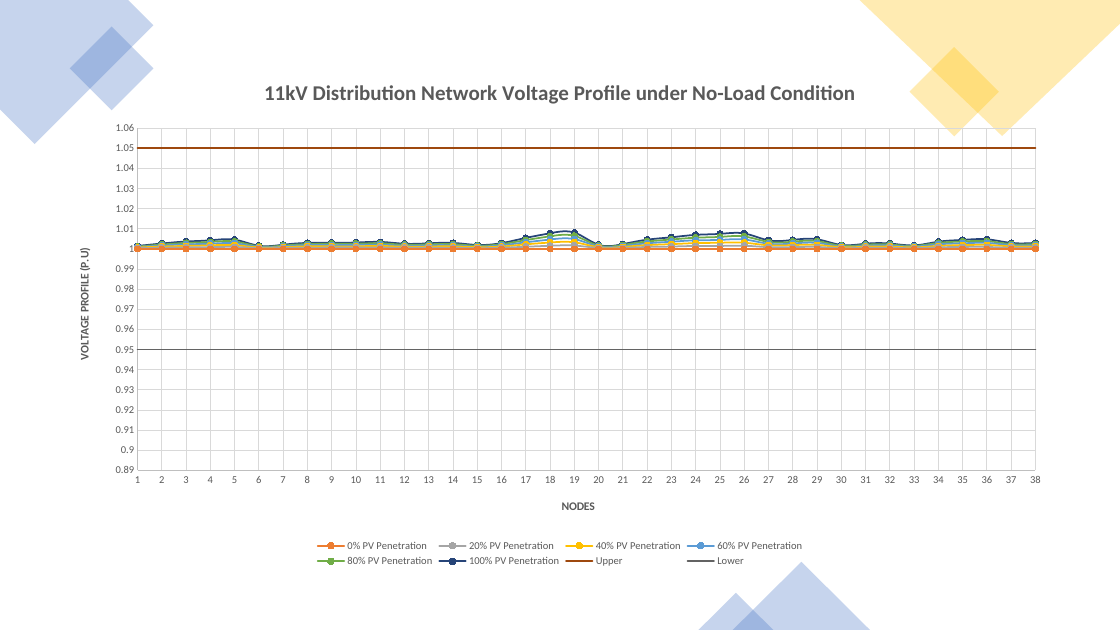
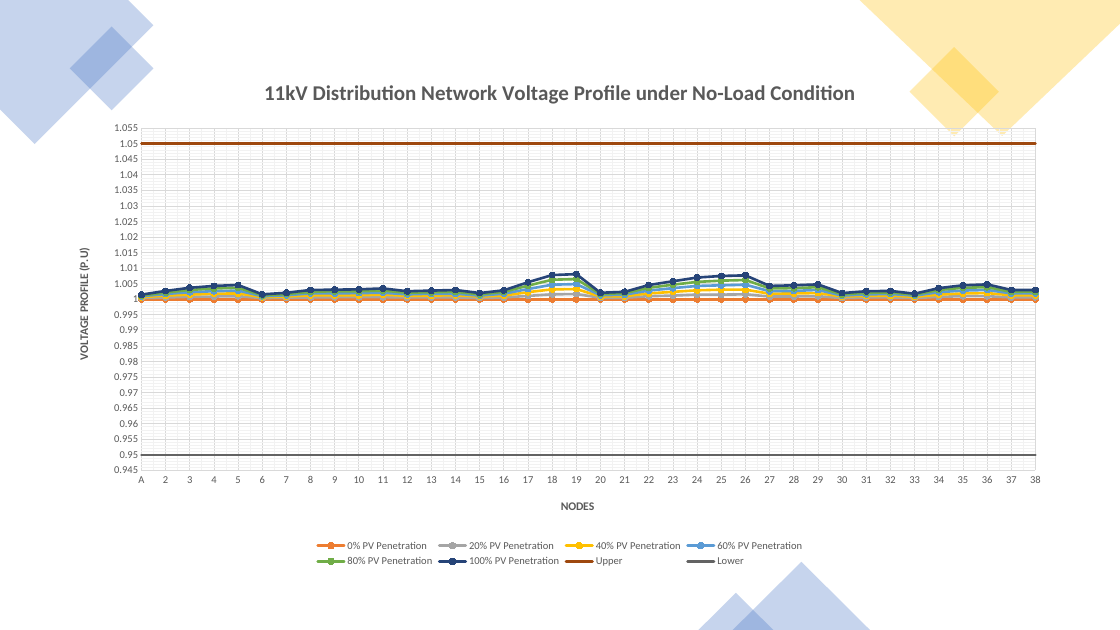
Before and after one commit to afiqhafizuddin/static-DUMA, a slide deck: slide 1 of static-DUMA-results.pptx. Drawn at 1120x630 pixels with LibreOffice and Linux fonts; fonts in the diff are those of the drawing. Boxes give left, top, right and bottom in pixels: in the first picture for what was removed or moved away, otherwise in the second. Text is boxed around its words. In the diff, an @@ line names an element or a change of style, - is before the commit and + after.

```diff
--- a/static-DUMA-results.pptx
+++ b/static-DUMA-results.pptx
@@ scatter smooth chart at box(59, 59, 1061, 571) @@
@@ scatter smooth chart to line chart @@
-categories: 
+categories: A, 2, 3, 4, 5, 6, 7, 8, 9, 10, 11, 12, 13, 14, 15, 16, 17, 18, 19, 20, 21, 22, 23, 24, 25, 26, 27, 28, 29, 30, 31, 32, 33, 34, 35, 36, 37, 38
-0% PV Penetration: (1, 1), (2, 1), (3, 1), (4, 1), (5, 1), (6, 1), (7, 1), (8, 1), (9, 1), (10, 1), (11, 1), (12, 1), (13, 1), (14, 1), (15, 1), (16, 1), (17, 1), (18, 1), (19, 1), (20, 1), (21, 1), (22, 1), (23, 1), (24, 1), (25, 1), (26, 1), (27, 1), (28, 1), (29, 1), (30, 1), (31, 1), (32, 1), (33, 1), (34, 1), (35, 1), (36, 1), (37, 1), (38, 1)
+0% PV Penetration: 1, 1, 1, 1, 1, 1, 1, 1, 1, 1, 1, 1, 1, 1, 1, 1, 1, 1, 1, 1, 1, 1, 1, 1, 1, 1, 1, 1, 1, 1, 1, 1, 1, 1, 1, 1, 1, 1
-20% PV Penetration: (1, 1), (2, 1), (3, 1), (4, 1), (5, 1), (6, 1), (7, 1), (8, 1), (9, 1), (10, 1), (11, 1), (12, 1), (13, 1), (14, 1), (15, 1), (16, 1), (17, 1), (18, 1), (19, 1), (20, 1), (21, 1), (22, 1), (23, 1), (24, 1), (25, 1), (26, 1), (27, 1), (28, 1), (29, 1), (30, 1), (31, 1), (32, 1), (33, 1), (34, 1), (35, 1), (36, 1), (37, 1), (38, 1)
+20% PV Penetration: 1, 1.001, 1.001, 1.001, 1.001, 1, 1, 1.001, 1.001, 1.001, 1.001, 1.001, 1.001, 1.001, 1, 1.001, 1.001, 1.002, 1.002, 1, 1, 1.001, 1.001, 1.002, 1.002, 1.002, 1.001, 1.001, 1.001, 1, 1.001, 1.001, 1, 1.001, 1.001, 1.001, 1.001, 1.001
-40% PV Penetration: (1, 1), (2, 1), (3, 1), (4, 1), (5, 1), (6, 1), (7, 1), (8, 1), (9, 1), (10, 1), (11, 1), (12, 1), (13, 1), (14, 1), (15, 1), (16, 1), (17, 1), (18, 1), (19, 1), (20, 1), (21, 1), (22, 1), (23, 1), (24, 1), (25, 1), (26, 1), (27, 1), (28, 1), (29, 1), (30, 1), (31, 1), (32, 1), (33, 1), (34, 1), (35, 1), (36, 1), (37, 1), (38, 1)
+40% PV Penetration: 1.001, 1.001, 1.002, 1.002, 1.002, 1.001, 1.001, 1.001, 1.001, 1.001, 1.002, 1.001, 1.001, 1.001, 1.001, 1.001, 1.002, 1.003, 1.003, 1.001, 1.001, 1.002, 1.002, 1.003, 1.003, 1.003, 1.002, 1.002, 1.002, 1.001, 1.001, 1.001, 1.001, 1.002, 1.002, 1.002, 1.001, 1.001
-60% PV Penetration: (1, 1), (2, 1), (3, 1), (4, 1), (5, 1), (6, 1), (7, 1), (8, 1), (9, 1), (10, 1), (11, 1), (12, 1), (13, 1), (14, 1), (15, 1), (16, 1), (17, 1), (18, 1), (19, 1), (20, 1), (21, 1), (22, 1), (23, 1), (24, 1), (25, 1), (26, 1), (27, 1), (28, 1), (29, 1), (30, 1), (31, 1), (32, 1), (33, 1), (34, 1), (35, 1), (36, 1), (37, 1), (38, 1)
+60% PV Penetration: 1.001, 1.002, 1.002, 1.003, 1.003, 1.001, 1.001, 1.002, 1.002, 1.002, 1.002, 1.002, 1.002, 1.002, 1.001, 1.002, 1.003, 1.005, 1.005, 1.001, 1.002, 1.003, 1.004, 1.004, 1.004, 1.005, 1.003, 1.003, 1.003, 1.001, 1.002, 1.002, 1.001, 1.002, 1.003, 1.003, 1.002, 1.002
-80% PV Penetration: (1, 1), (2, 1), (3, 1), (4, 1), (5, 1), (6, 1), (7, 1), (8, 1), (9, 1), (10, 1), (11, 1), (12, 1), (13, 1), (14, 1), (15, 1), (16, 1), (17, 1), (18, 1.01), (19, 1.01), (20, 1), (21, 1), (22, 1), (23, 1), (24, 1.01), (25, 1.01), (26, 1.01), (27, 1), (28, 1), (29, 1), (30, 1), (31, 1), (32, 1), (33, 1), (34, 1), (35, 1), (36, 1), (37, 1), (38, 1)
+80% PV Penetration: 1.001, 1.002, 1.003, 1.004, 1.004, 1.001, 1.002, 1.002, 1.003, 1.003, 1.003, 1.002, 1.002, 1.002, 1.002, 1.002, 1.004, 1.006, 1.006, 1.002, 1.002, 1.004, 1.005, 1.006, 1.006, 1.006, 1.004, 1.004, 1.004, 1.002, 1.002, 1.002, 1.002, 1.003, 1.004, 1.004, 1.002, 1.002
-100% PV Penetration: (1, 1), (2, 1), (3, 1), (4, 1), (5, 1), (6, 1), (7, 1), (8, 1), (9, 1), (10, 1), (11, 1), (12, 1), (13, 1), (14, 1), (15, 1), (16, 1), (17, 1.01), (18, 1.01), (19, 1.01), (20, 1), (21, 1), (22, 1), (23, 1.01), (24, 1.01), (25, 1.01), (26, 1.01), (27, 1), (28, 1), (29, 1), (30, 1), (31, 1), (32, 1), (33, 1), (34, 1), (35, 1), (36, 1), (37, 1), (38, 1)
+100% PV Penetration: 1.002, 1.003, 1.004, 1.004, 1.005, 1.002, 1.002, 1.003, 1.003, 1.003, 1.004, 1.003, 1.003, 1.003, 1.002, 1.003, 1.006, 1.008, 1.008, 1.002, 1.002, 1.005, 1.006, 1.007, 1.008, 1.008, 1.004, 1.004, 1.005, 1.002, 1.003, 1.003, 1.002, 1.004, 1.004, 1.005, 1.003, 1.003
-Upper: (1, 1.05), (2, 1.05), (3, 1.05), (4, 1.05), (5, 1.05), (6, 1.05), (7, 1.05), (8, 1.05), (9, 1.05), (10, 1.05), (11, 1.05), (12, 1.05), (13, 1.05), (14, 1.05), (15, 1.05), (16, 1.05), (17, 1.05), (18, 1.05), (19, 1.05), (20, 1.05), (21, 1.05), (22, 1.05), (23, 1.05), (24, 1.05), (25, 1.05), (26, 1.05), (27, 1.05), (28, 1.05), (29, 1.05), (30, 1.05), (31, 1.05), (32, 1.05), (33, 1.05), (34, 1.05), (35, 1.05), (36, 1.05), (37, 1.05), (38, 1.05)
+Upper: 1.05, 1.05, 1.05, 1.05, 1.05, 1.05, 1.05, 1.05, 1.05, 1.05, 1.05, 1.05, 1.05, 1.05, 1.05, 1.05, 1.05, 1.05, 1.05, 1.05, 1.05, 1.05, 1.05, 1.05, 1.05, 1.05, 1.05, 1.05, 1.05, 1.05, 1.05, 1.05, 1.05, 1.05, 1.05, 1.05, 1.05, 1.05
-Lower: (1, 0.95), (2, 0.95), (3, 0.95), (4, 0.95), (5, 0.95), (6, 0.95), (7, 0.95), (8, 0.95), (9, 0.95), (10, 0.95), (11, 0.95), (12, 0.95), (13, 0.95), (14, 0.95), (15, 0.95), (16, 0.95), (17, 0.95), (18, 0.95), (19, 0.95), (20, 0.95), (21, 0.95), (22, 0.95), (23, 0.95), (24, 0.95), (25, 0.95), (26, 0.95), (27, 0.95), (28, 0.95), (29, 0.95), (30, 0.95), (31, 0.95), (32, 0.95), (33, 0.95), (34, 0.95), (35, 0.95), (36, 0.95), (37, 0.95), (38, 0.95)
+Lower: 0.95, 0.95, 0.95, 0.95, 0.95, 0.95, 0.95, 0.95, 0.95, 0.95, 0.95, 0.95, 0.95, 0.95, 0.95, 0.95, 0.95, 0.95, 0.95, 0.95, 0.95, 0.95, 0.95, 0.95, 0.95, 0.95, 0.95, 0.95, 0.95, 0.95, 0.95, 0.95, 0.95, 0.95, 0.95, 0.95, 0.95, 0.95
@@ category axis changed @@
@@ value axis changed @@
```
Also in this commit, not shown: 2 other slides changed, 9 slides added, 1 slide removed.
